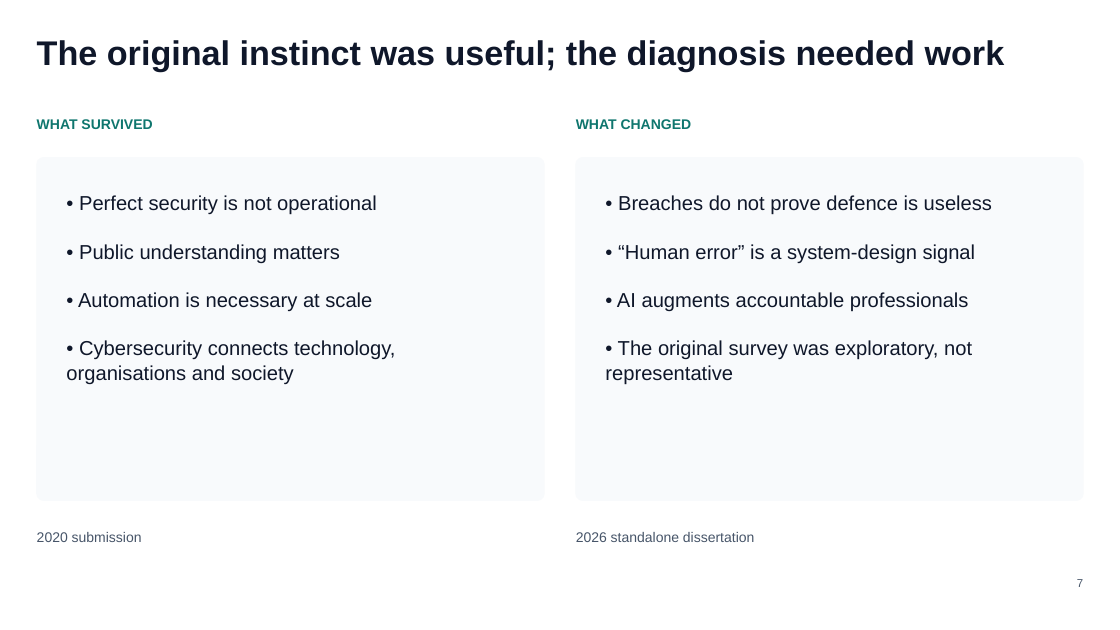
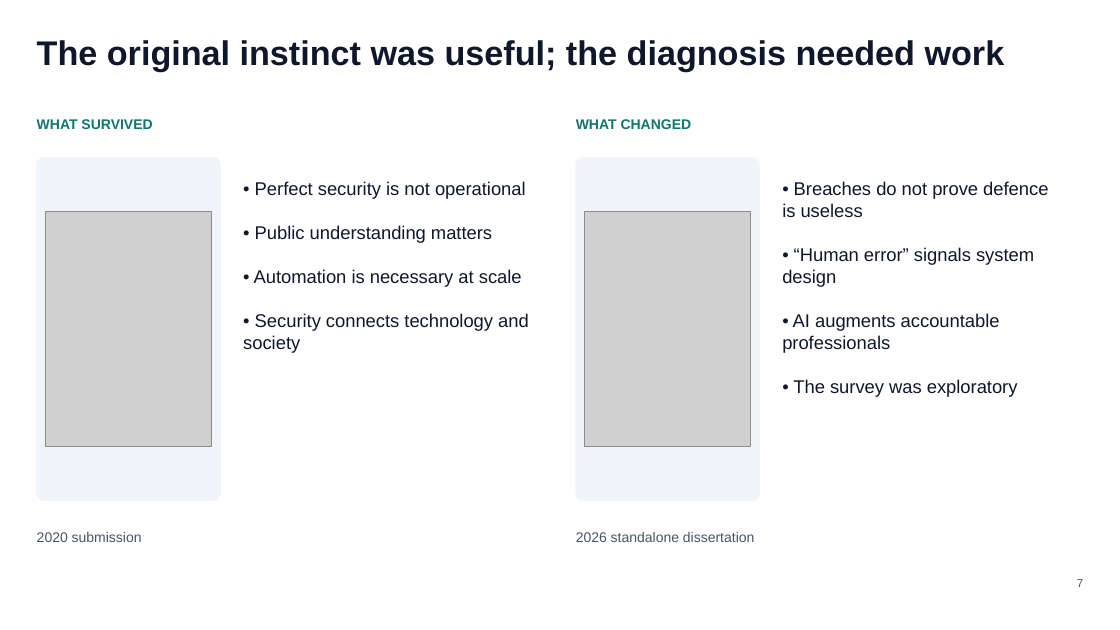
Before and after one commit to NathanBrownBennett/NathanBrown-Bennett, a slide deck: slide 7 of assets/documents/a-level-epq-presentation.pptx. Drawn at 1120x630 pixels with LibreOffice and Linux fonts; fonts in the diff are those of the drawing; grey boxes stand for pictures. Boxes give left, top, right and bottom in pixels: in the first picture for what was removed or moved away, otherwise in the second. Text is boxed around its words. In the diff, an @@ line names an element or a change of style, - is before the commit and + after.

```diff
--- a/assets/documents/a-level-epq-presentation.pptx
+++ b/assets/documents/a-level-epq-presentation.pptx
@@ rounded rectangle: place and size @@
-rounded rectangle at (37, 158, 544, 501)
+rounded rectangle at (37, 158, 221, 501)
@@ rounded rectangle at (37, 158, 221, 501): fill #F8FAFC to #F1F5F9; outline #F8FAFC 0.75 pt to #F1F5F9 0.75 pt; proportions changed @@
@@ rounded rectangle at (576, 158, 760, 501): fill #F8FAFC to #F1F5F9; outline #F8FAFC 0.75 pt to #F1F5F9 0.75 pt; proportions changed @@
@@ rounded rectangle: place and size @@
-rounded rectangle at (576, 158, 1083, 501)
+rounded rectangle at (576, 158, 760, 501)
@@ text at (243, 181, 529, 353): text changed; size 17.2 to 15.8 pt @@
-• Perfect security is not operational
-• Public understanding matters
-• Automation is necessary at scale
-• Cybersecurity connects technology, organisations and society
+• Perfect security is not operational
+• Public understanding matters
+• Automation is necessary at scale
+• Security connects technology and society
@@ text at (782, 181, 1048, 397): text changed; size 17.2 to 15.8 pt @@
-• Breaches do not prove defence is useless
-• “Human error” is a system-design signal
-• AI augments accountable professionals
-• The original survey was exploratory, not representative
+• Breaches do not prove defence is useless
+• “Human error” signals system design
+• AI augments accountable professionals
+• The survey was exploratory
@@ picture added at (45, 212, 212, 447) @@
@@ picture added at (585, 212, 751, 447) @@
```
Also in this commit, not shown: 3 other slides changed, 1 slide added, 1 slide removed, 2 other files.
